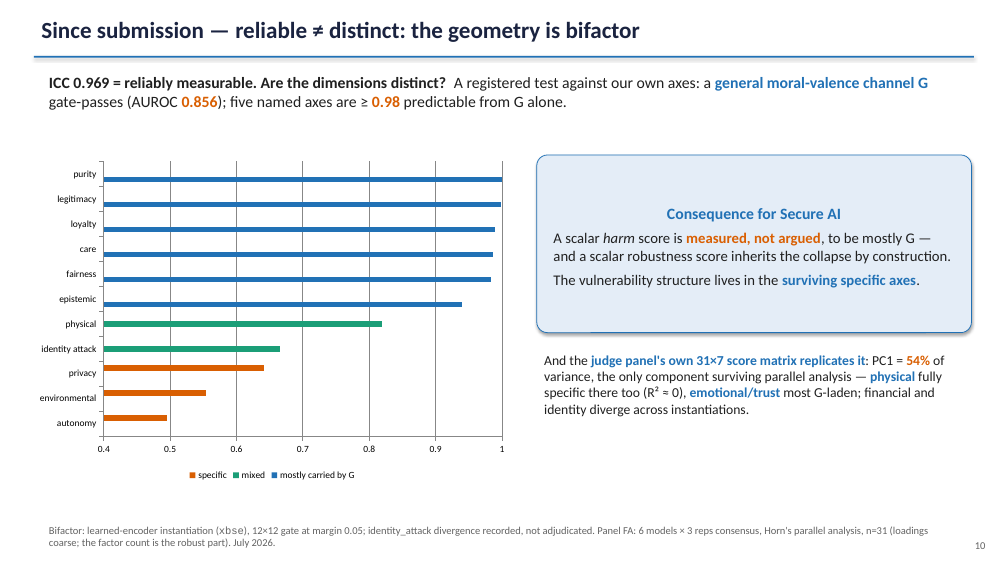
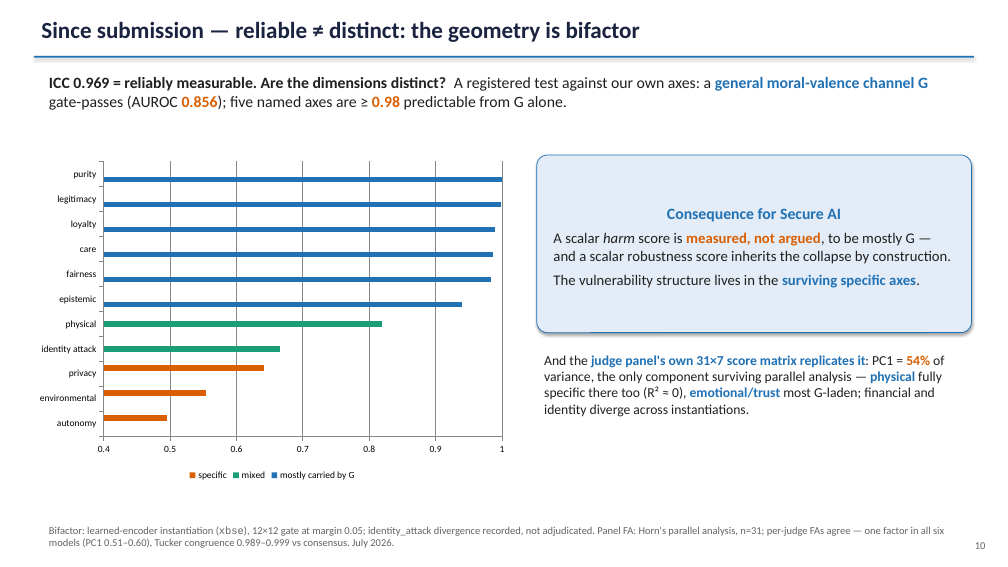
Before and after one commit to ahb-sjsu/agi-hpc, a slide deck: slide 10 of benchmarks/ieee_bds_2026/SecureAI_Bond_2026_slides.pptx. Drawn at 1008x567 pixels with LibreOffice and Linux fonts; fonts in the diff are those of the drawing. Boxes give left, top, right and bottom in pixels: in the first picture for what was removed or moved away, otherwise in the second. Text is boxed around its words. In the diff, an @@ line names an element or a change of style, - is before the commit and + after.

```diff
--- a/benchmarks/ieee_bds_2026/SecureAI_Bond_2026_slides.pptx
+++ b/benchmarks/ieee_bds_2026/SecureAI_Bond_2026_slides.pptx
@@ text at (x1=49, y1=526, x2=944, y2=548): text changed @@
-Bifactor: learned-encoder instantiation (xbse), 12×12 gate at margin 0.05; identity_attack divergence recorded, not adjudicated. Panel FA: 6 models × 3 reps consensus, Horn's parallel analysis, n=31 (loadings coarse; the factor count is the robust part). July 2026.
+Bifactor: learned-encoder instantiation (xbse), 12×12 gate at margin 0.05; identity_attack divergence recorded, not adjudicated. Panel FA: Horn's parallel analysis, n=31; per-judge FAs agree — one factor in all six models (PC1 0.51–0.60), Tucker congruence 0.989–0.999 vs consensus. July 2026.
```
Also in this commit, not shown: 7 other files.
